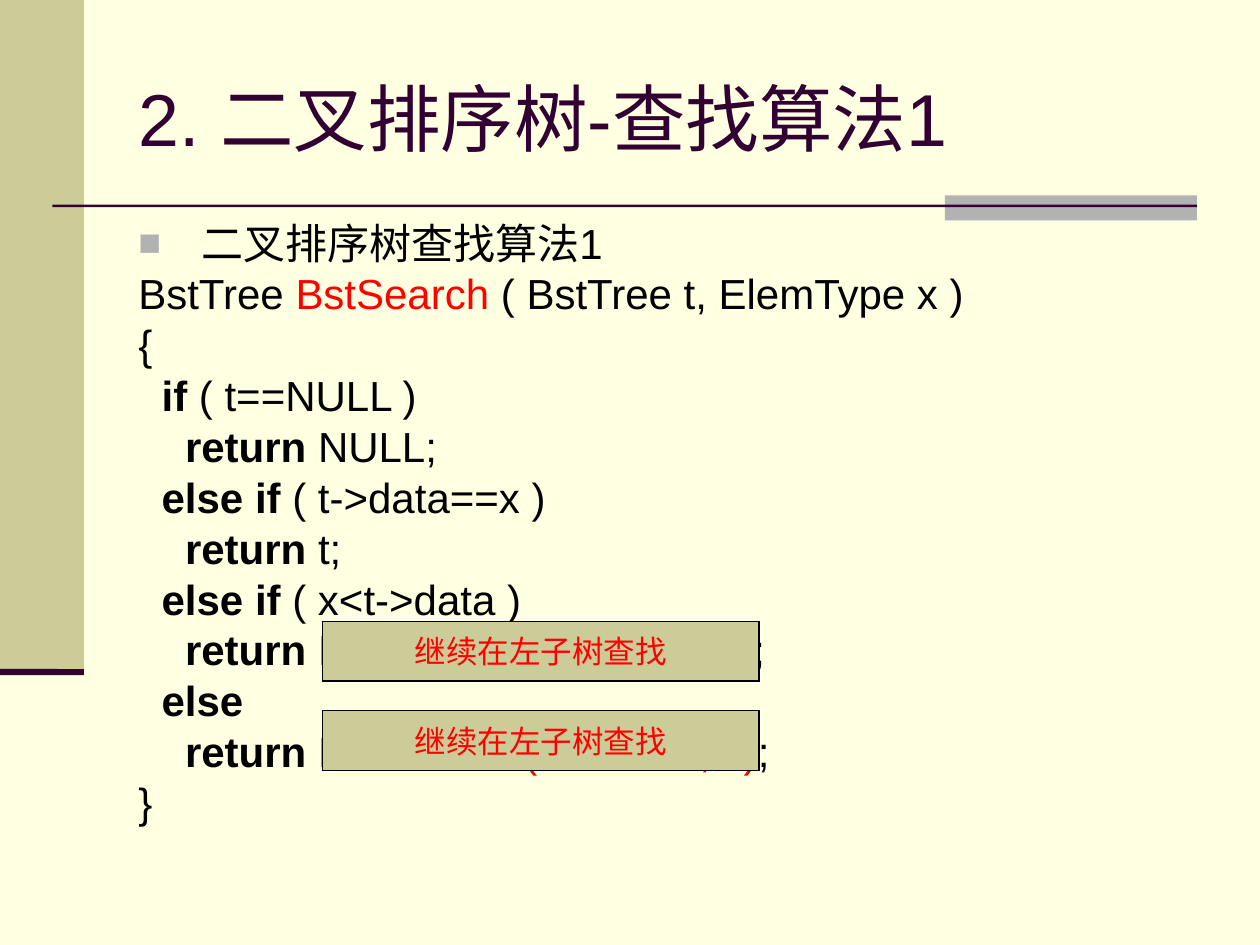
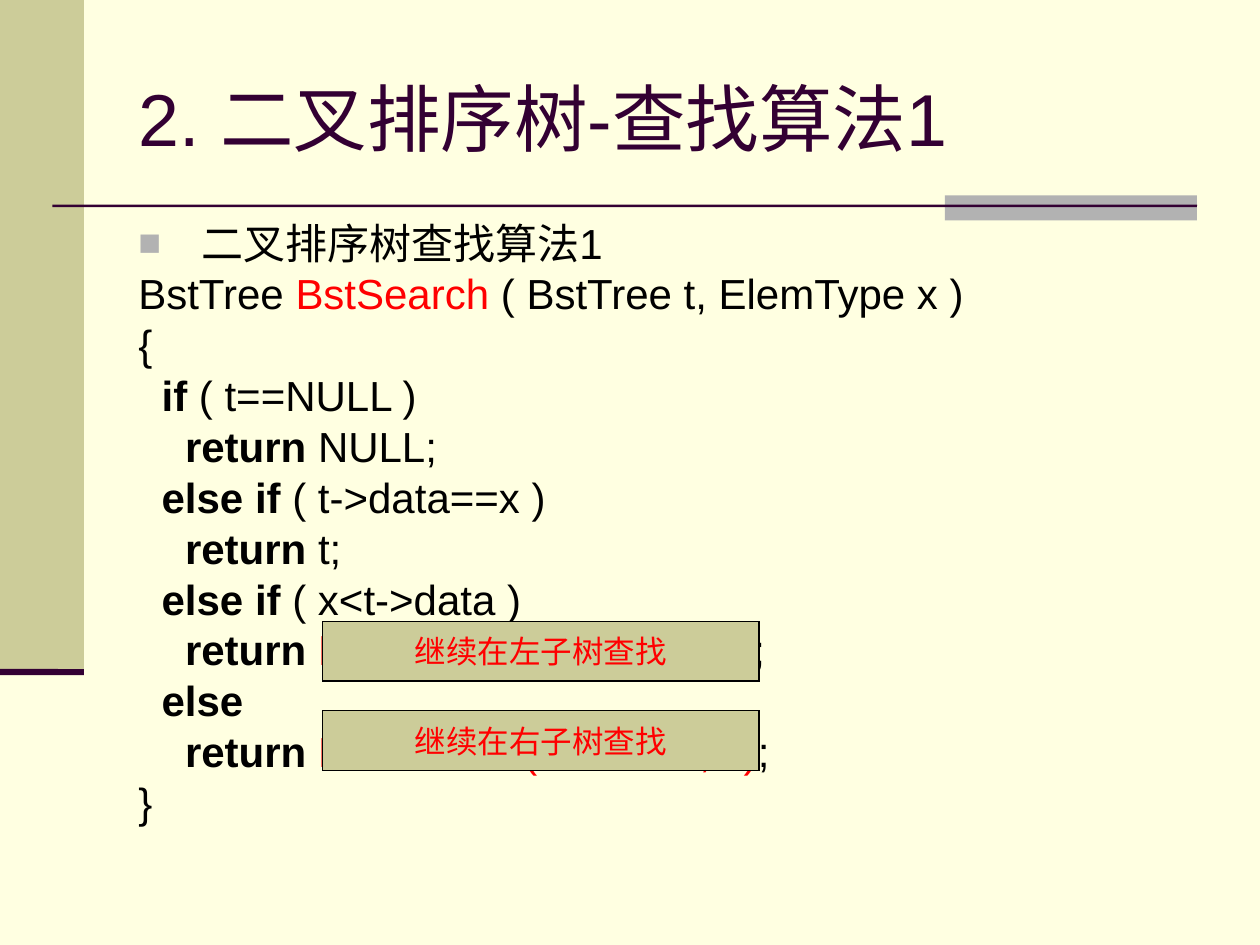
Before and after one commit to zhuangbo/ds-cpp, a slide deck: slide 6 of slides/PPT/ds9.2.1.ppt. Drawn at 1260x945 pixels with LibreOffice and Linux fonts; fonts in the diff are those of the drawing. Boxes give left, top, right and bottom in pixels: in the first picture for what was removed or moved away, otherwise in the second. Text is boxed around its words. In the diff, an @@ line names an element or a change of style, - is before the commit and + after.

```diff
--- a/slides/PPT/ds9.2.1.ppt
+++ b/slides/PPT/ds9.2.1.ppt
@@ text in rectangle at <box>415,726,667,756</box>: text changed @@
-继续在左子树查找
+继续在右子树查找
```
Also in this commit, not shown: 1 other file.
